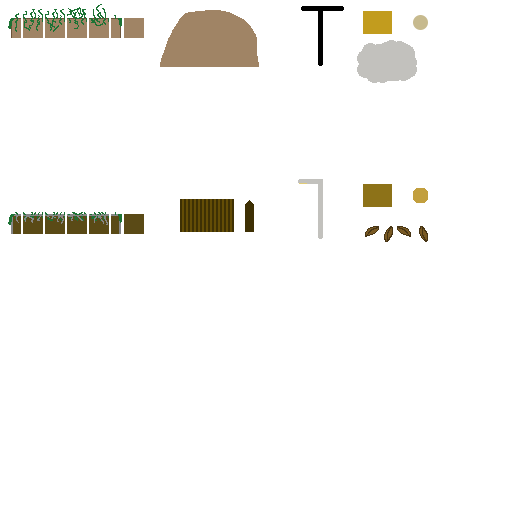
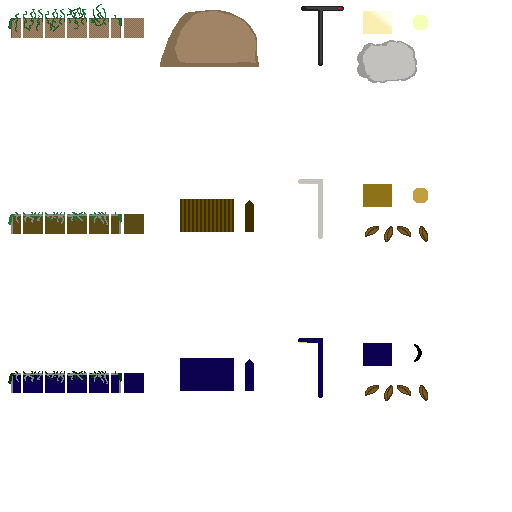
Two versions of the same layered image (512 x 512). Layer-by-layer changes:
added layer "3 City" above "2 Sunset" over box(8, 338, 428, 401)
painted on "1 Farm" over box(8, 5, 428, 83)
